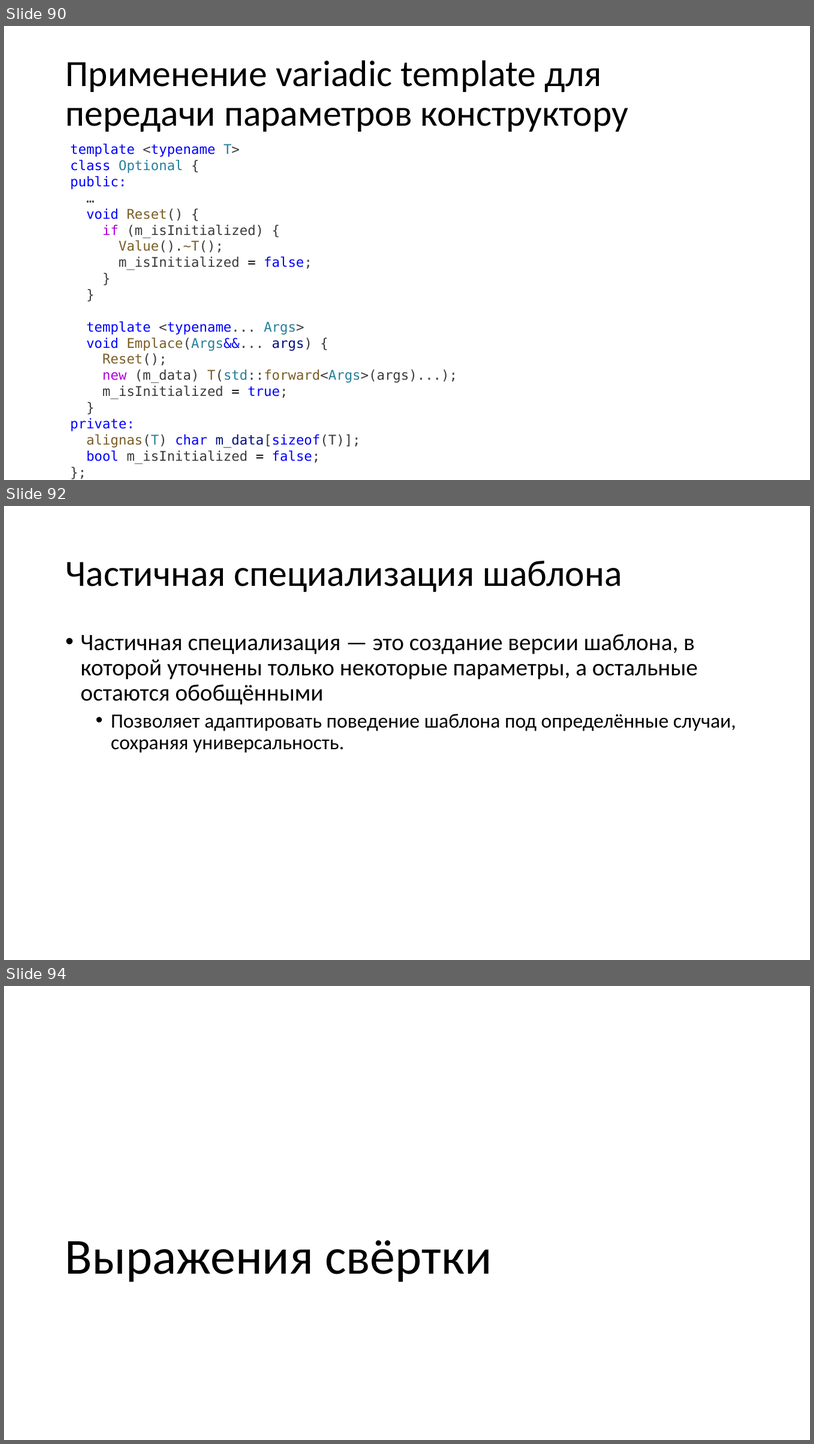
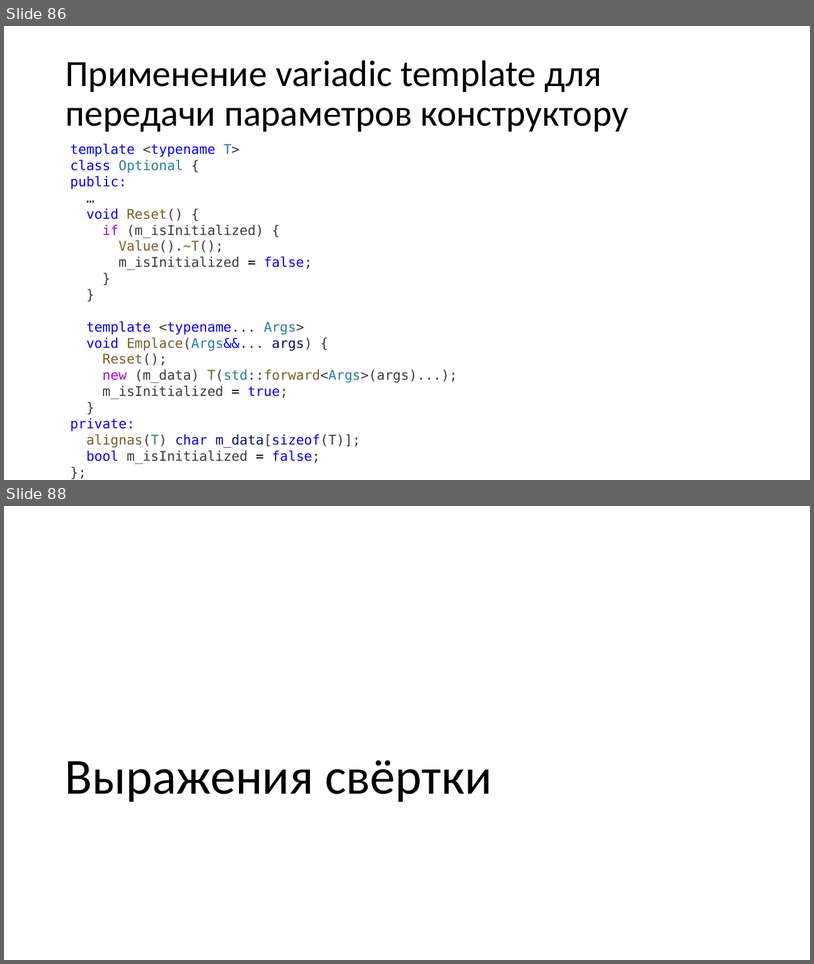
Before and after one commit to alexey-malov/oop, a slide deck: lectures/06/Обобщенное программирование, шаблоны.pptx. Shown one above the other, each under a label of ours: slides 90, 92 and 94 before the commit, slides 86 and 88 after it; the slides between them are not shown. The pictures are 814x1444 and 814x964 pixels, drawn with LibreOffice and Linux fonts; fonts in the diff are those of the drawing. Boxes give left, top, right and bottom in pixels: in the first picture for what was removed or moved away, otherwise in the second. Text is boxed around its words. In the diff, an @@ line names an element or a change of style, - is before the commit and + after.

Commit message:
Обновил лекцию по шаблонам

```diff
--- a/lectures/06/Обобщенное программирование, шаблоны.pptx
+++ b/lectures/06/Обобщенное программирование, шаблоны.pptx
@@ slide 92 removed at <box>4,506,810,960</box>, background #FFFFFF @@
@@ title removed at <box>65,561,622,592</box> @@
-Частичная специализация шаблона
@@ text removed at <box>81,634,737,753</box> @@
-• Частичная специализация — это создание версии шаблона, в которой уточнены только некоторые параметры, а остальные остаются обобщёнными
-  • Позволяет адаптировать поведение шаблона под определённые случаи, сохраняя универсальность.
@@ what was slide 90 is now slide 86 @@
@@ what was slide 94 is now slide 88 @@
```
Also in this commit, not shown: 5 other slides removed.
